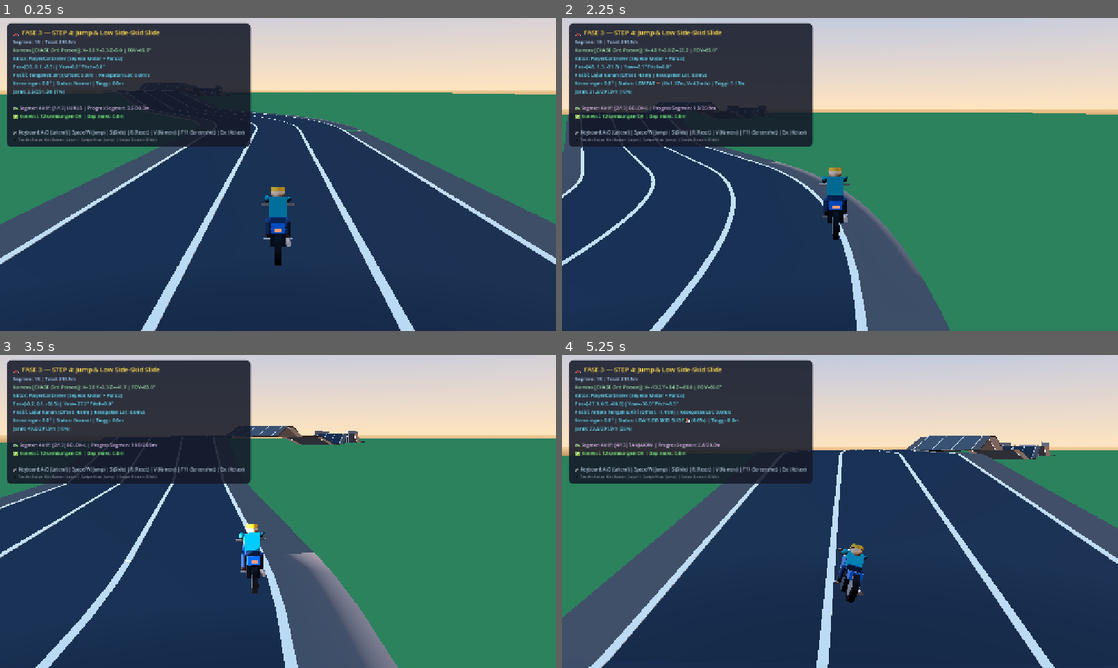
Above: before the commit, frames 1-4 (two rows, left to right).
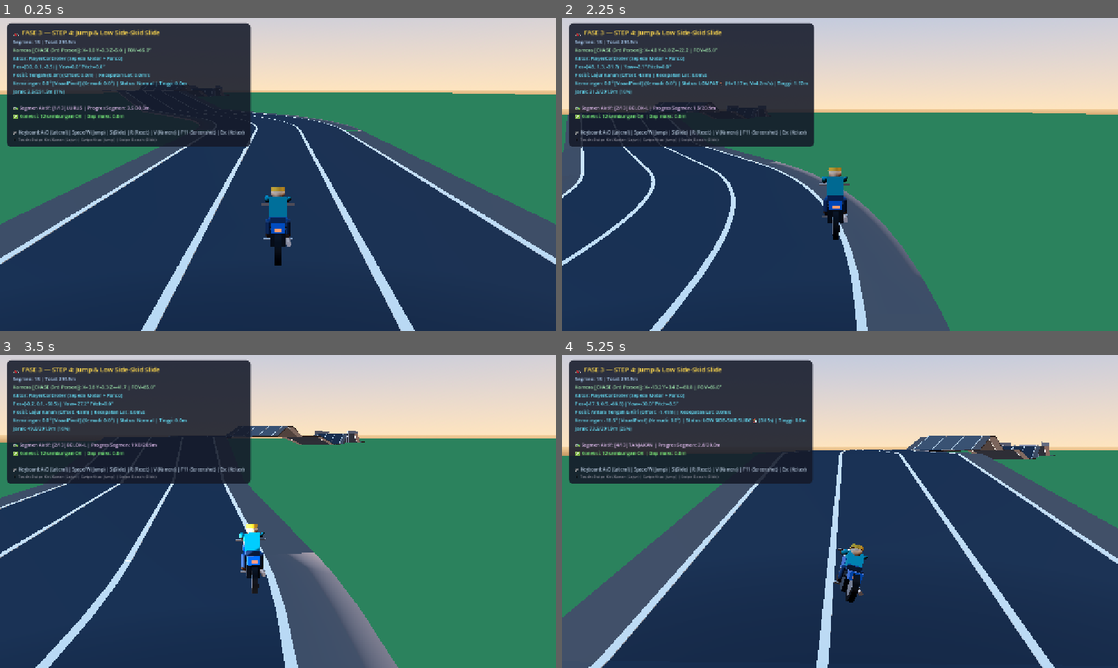
Above: after the commit, the same moments.

Repository: FarrelAnshari/Kumpulan_Game
Game: Godot game, scene res://scenes/gameplay/track_test.tscn
The game is run twice, just before and just after one commit, with the same random seed, the same clock (stepped at 60 frames per second) and the same inputs.
Inputs (mouse positions are in pixels of both pictures, inside the frame that each line leads up to):
- Up to frame 1 (0.25 s): no input
- Up to frame 2 (2.25 s): tap Enter at 0.5 s; move the mouse to (962, 158) at 0.52 s; hold Right (move_right) 0.53-1.25 s; hold Up (jump) 0.53-1.25 s; tap Down (slide) at 0.6, 2.1 s; click (962, 158) at 0.67 s; drag from (728, 190) to (812, 237) at 1.27 s; move the mouse to (895, 105) at 2.02 s; hold Right (move_right) from 2.03 s (still down); hold Up (jump) from 2.03 s (still down)
- Up to frame 3 (3.5 s): release Right (move_right) at 2.75 s; release Up (jump) at 2.75 s; drag from (250, 574) to (111, 464) at 2.77 s
- Up to frame 4 (5.25 s): move the mouse to (1006, 558) at 3.52 s; hold Left (move_left) 3.53-4.25 s; hold E 3.53-4.25 s; tap Up (jump) at 3.77, 3.8, 4.07 s; drag from (673, 464) to (756, 433) at 4.27 s; move the mouse to (867, 511) at 5.02 s; hold S from 5.03 s (still down); hold F from 5.03 s (still down); click (867, 511) at 5.17 s

The runs differ from the first frame. In frame 1, 0.2% of the frame differs, in the area x 9-34%, y 19-22%; in frame 2, 0.4%, in the area x 9-46%, y 1-42%; in frame 3, 0.2%; in frame 4, 0.3%.

Commit message:
feat(fase-3): implement player movement jump and slide

Diff:
--- a/scenes/gameplay/track_test.gd
+++ b/scenes/gameplay/track_test.gd
@@ -24,6 +24,7 @@
 
 # Referensi kamera alternatif
 var top_camera: Camera3D
+var side_camera: Camera3D
 var is_top_view: bool = false
 var view_toggle_cooldown: float = 0.0
 
@@ -36,6 +37,8 @@
 var has_captured_apex: bool = false
 var has_captured_landing: bool = false
 var has_captured_slide_neutral: bool = false
+var has_captured_slide_side: bool = false
+var slide_side_capture_frame: int = 0
 var has_captured_slide_skid: bool = false
 
 # Data urutan segmen untuk pengujian (13 segmen modular Fase 2)
@@ -109,6 +112,13 @@
 	top_camera.position = Vector3(-20.0, 175.0, -135.0)
 	top_camera.rotation_degrees = Vector3(-89.9, 0.0, 0.0)
 	add_child(top_camera)
+
+	# Kamera pandangan samping (Side-View Profile) untuk verifikasi visual slide & postur
+	side_camera = Camera3D.new()
+	side_camera.name = "SideCamera"
+	side_camera.current = false
+	side_camera.fov = 50.0
+	add_child(side_camera)
 
 
 ## Berganti aktor aktif antara PlayerController dan TrackTestRig (Fitur Diagnostik F2/F3)
@@ -221,10 +231,11 @@
 
 		if player and player.move_state == PlayerController.MoveState.JUMPING and not has_captured_apex:
 			Input.action_release("jump")
-			# Tangkap saat di ketinggian apex (1.6 - 1.8m)
-			if player.jump_height >= 1.60:
+			# Tangkap tepat ketika kecepatan vertikal melintasi 0 m/s (Puncak Apex tertinggi)
+			if player.jump_vertical_velocity <= 0.05 and player.jump_height >= 1.60:
 				has_captured_apex = true
 				_save_viewport_screenshot("step4_jump_peak.png")
+				print("📸 Jump Apex Captured: Height=%.2fm, Velocity=%.2fm/s" % [player.jump_height, player.jump_vertical_velocity])
 
 		if player and has_captured_apex and not has_captured_landing and player.move_state == PlayerController.MoveState.NORMAL:
 			has_captured_landing = true
@@ -236,9 +247,26 @@
 
 		if player and player.move_state == PlayerController.MoveState.SLIDING and not has_captured_slide_neutral:
 			Input.action_release("slide")
-			if player.slide_posture_t >= 0.85:
+			# Tunggu hingga postur slide penuh dan bank stabil (-18.5°)
+			if player.slide_posture_t >= 0.95 and player.slide_timer <= 0.65:
 				has_captured_slide_neutral = true
 				_save_viewport_screenshot("step4_slide_active.png")
+
+		# Tampak Samping (Side View Profile) saat Slide aktif penuh
+		if player and player.move_state == PlayerController.MoveState.SLIDING and has_captured_slide_neutral and not has_captured_slide_side:
+			if slide_side_capture_frame == 0 and side_camera:
+				# Tahap 1: Aktifkan side camera dan posisikan di sisi samping pemain
+				side_camera.global_position = player.global_position - player.global_basis.x * 3.5 + player.global_basis.y * 0.65 - player.global_basis.z * 0.2
+				side_camera.look_at(player.global_position + player.global_basis.y * 0.45, Vector3.UP)
+				side_camera.current = true
+				slide_side_capture_frame = frame_count + 1
+			elif slide_side_capture_frame > 0 and frame_count >= slide_side_capture_frame:
+				# Tahap 2: Viewport telah merender frame dari side_camera, simpan gambar
+				has_captured_slide_side = true
+				_save_viewport_screenshot("step4_slide_side_view.png")
+				# Kembalikan ke chase camera
+				chase_camera.current = true
+				print("📸 Slide Side View Profile Captured!")
 
 		# 3. Low Side-Skid Slide Belok Kiri (Jarak ~100m)
 		if player and player.total_distance >= 100.0 and player.total_distance < 110.0 and player.move_state == PlayerController.MoveState.NORMAL and not has_captured_slide_skid:
@@ -568,7 +596,8 @@
 
 		var lat_off: float = player.get_lateral_offset()
 		var lat_vel: float = player.get_lateral_velocity()
-		var lean_deg: float = player.get_lean_angle_deg()
+		var steer_lean: float = player.get_lean_angle_deg()
+		var actual_bank: float = player.get_actual_bank_deg()
 		var move_state_str: String = player.get_move_state()
 		var jump_h: float = player.get_jump_height()
 
@@ -587,7 +616,7 @@
 			+ "Pos=(" + str(snappedf(p_pos.x, 0.1)) + ", " + str(snappedf(p_pos.y, 0.1)) + ", " + str(snappedf(p_pos.z, 0.1)) + ")"
 			+ " | Yaw=" + str(snappedf(yaw_deg, 0.1)) + "° Pitch=" + str(snappedf(pitch_deg, 0.1)) + "°\n"
 			+ "Posisi: " + lane_desc + " (Offset: " + str(snappedf(lat_off, 0.01)) + "m) | Kecepatan Lat: " + str(snappedf(lat_vel, 0.1)) + "m/s\n"
-			+ "Kemiringan: " + str(snappedf(lean_deg, 0.1)) + "° | Status: " + move_state_str + " | Tinggi: " + str(snappedf(jump_h, 0.01)) + "m\n"
+			+ "Kemiringan: " + str(snappedf(actual_bank, 0.1)) + "° [VisualPivot] (Kemudi: " + str(snappedf(steer_lean, 0.1)) + "°) | Status: " + move_state_str + " | Tinggi: " + str(snappedf(jump_h, 0.01)) + "m\n"
 			+ "Jarak: " + str(snappedf(player.total_distance, 0.1)) + "/" + str(snappedf(total_len, 0.1)) + "m (" + str(pct) + "%)"
 		)
 		lbl_rig_info.add_theme_color_override("font_color", Color(0.4, 0.9, 1.0))
--- a/scripts/player/player_controller.gd
+++ b/scripts/player/player_controller.gd
@@ -436,8 +436,15 @@
 	return lateral_velocity
 
 
-## Mendapatkan sudut kemiringan visual saat ini dalam derajat
+## Mendapatkan sudut kemiringan visual saat ini dalam derajat (steering lean)
 func get_lean_angle_deg() -> float:
+	return rad_to_deg(current_lean_angle)
+
+
+## Mendapatkan sudut roll/bank visual aktual dari VisualPivot kendaraan (derajat)
+func get_actual_bank_deg() -> float:
+	if motorcycle and motorcycle.has_method("get_actual_roll_deg"):
+		return motorcycle.get_actual_roll_deg()
 	return rad_to_deg(current_lean_angle)
 
 
--- a/scripts/vehicles/motorcycle_basic.gd
+++ b/scripts/vehicles/motorcycle_basic.gd
@@ -132,3 +132,17 @@
 		front_wheel.position.y = base_front_wheel_pos.y
 	if rear_wheel and base_rear_wheel_pos != Vector3.ZERO:
 		rear_wheel.position.y = base_rear_wheel_pos.y
+
+
+## Mendapatkan sudut roll aktual VisualPivot saat ini (derajat)
+func get_actual_roll_deg() -> float:
+	if visual_pivot:
+		return rad_to_deg(visual_pivot.rotation.z)
+	return 0.0
+
+
+## Mendapatkan sudut yaw aktual VisualPivot saat ini (derajat)
+func get_actual_yaw_deg() -> float:
+	if visual_pivot:
+		return rad_to_deg(visual_pivot.rotation.y)
+	return 0.0
